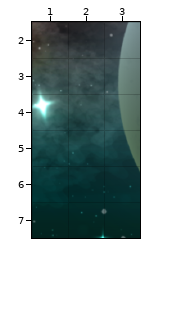
An edit to a level. Tiled map, Art/Tiled/LevelMap1/Main Menu.tmx. This is how it looked before the edit.
Cells are 64x64 px. Shown: x 1..3, y 2..7.
The same view after the edit:
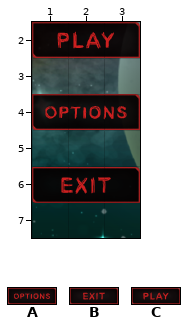
Key: from "Main Menu": A 6 "Options Button", B 10 "Exit Button", C 12 "Play Button".
Objects are placed by their top-left corner, in cells (3,4 is the top-left corner of cell 3,4); size is 1x1 cell unless given.
Change:
{"where": "layer \"Click Buttons\""}
{"now": "C \"Play Button\" at 1,2 size 3x1"}
{"now": "A \"Options Button\" at 1,4 size 3x1"}
{"now": "B \"Exit Button\" at 1,6 size 3x1"}
{"label":"added","picture_box":[32,22,140,58]}
{"label":"added","picture_box":[32,94,140,130]}
{"label":"added","picture_box":[32,167,140,203]}
